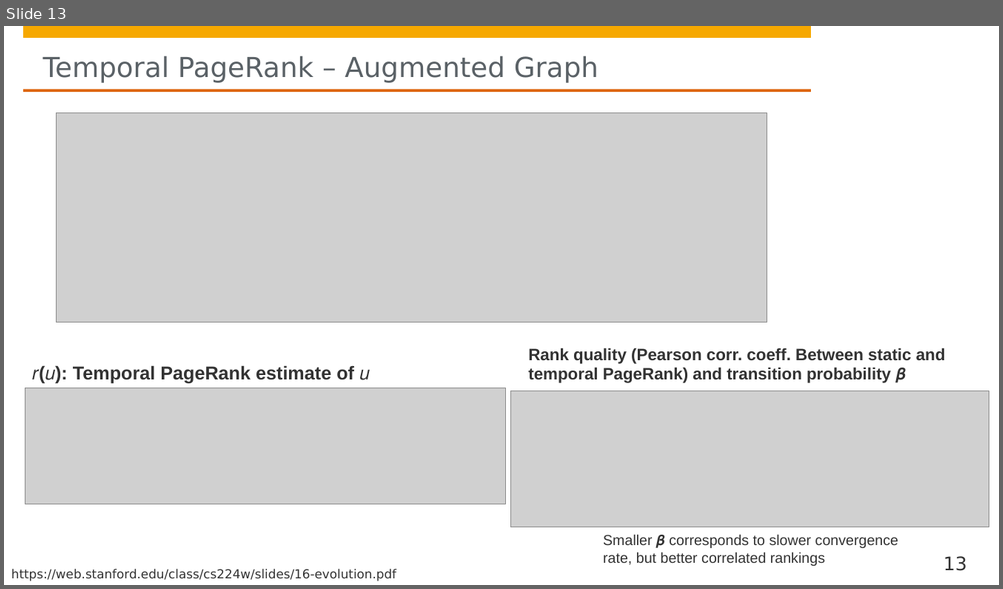
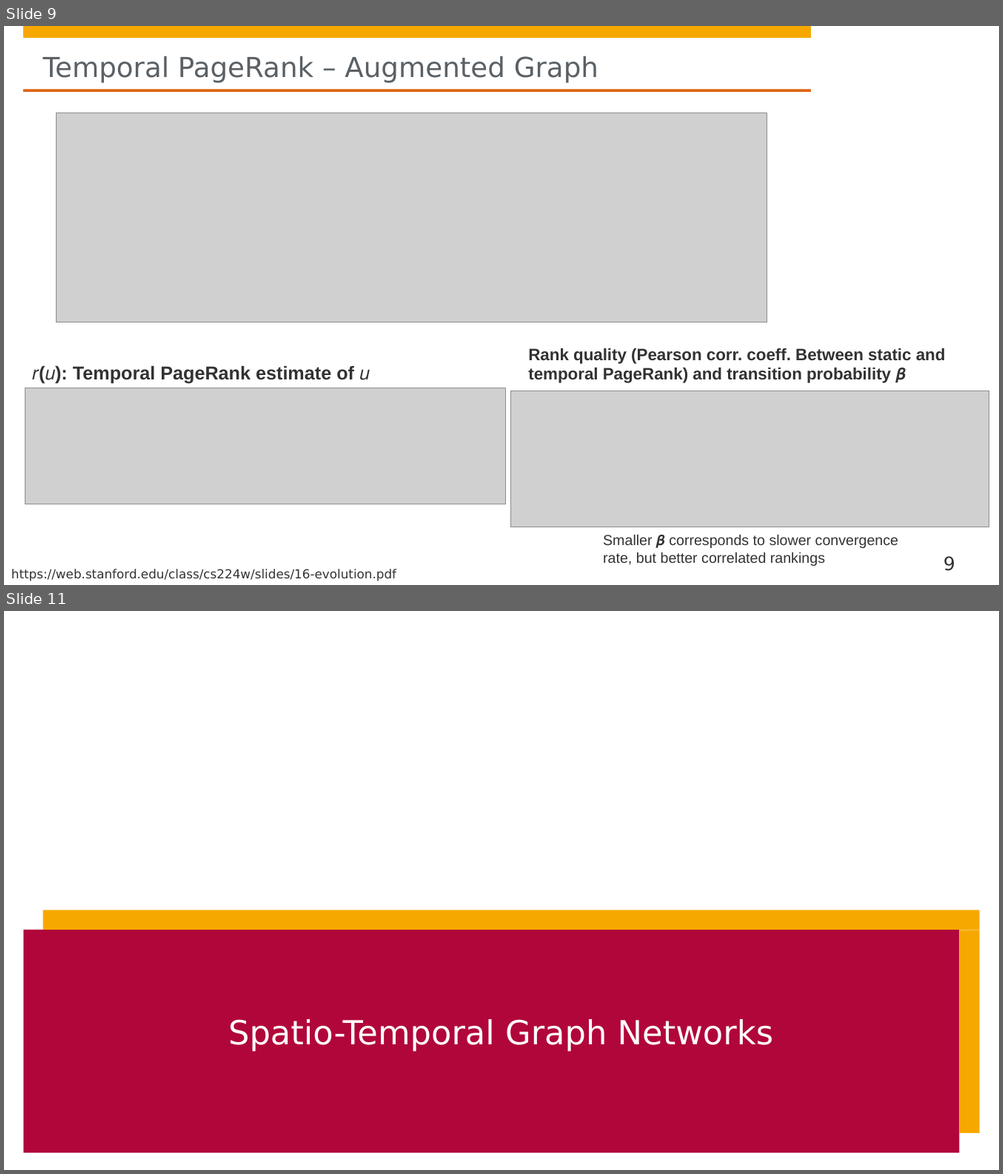
Before and after one commit to hpi-sam/GNN-Course-2020, a slide deck: 10. Temporal Graph Networks.pptx. Shown one above the other, each under a label of ours: slide 13 before the commit, slides 9 and 11 after it; the slides between them are not shown. The pictures are 1003x589 and 1003x1174 pixels, drawn with LibreOffice and Linux fonts; fonts in the diff are those of the drawing; grey boxes stand for pictures; background and template pictures are left out. Boxes give left, top, right and bottom in pixels: in the first picture for what was removed or moved away, otherwise in the second. Text is boxed around its words. In the diff, an @@ line names an element or a change of style, - is before the commit and + after.

```diff
--- a/10. Temporal Graph Networks.pptx
+++ b/10. Temporal Graph Networks.pptx
@@ slide 11 added at [4, 611, 999, 1170], background #FFFFFF; not listed: 4 template elements that a slide beside it also shows @@
@@ rectangle added at [16, 611, 811, 738], fill #FFFFFF @@
@@ rectangle added at [42, 910, 979, 930], fill #F6A800 @@
@@ rectangle added at [23, 931, 959, 1153], fill #B1063A @@
@@ rectangle added at [959, 931, 979, 1134], fill #F6A800 @@
@@ title added at [228, 1019, 773, 1052], 32 pt, text #FFFFFF @@
+Spatio-Temporal Graph Networks
@@ what was slide 13 is now slide 9 @@
@@ page number at [943, 557, 955, 571]: text changed @@
-13
+9
```
Also in this commit, not shown: 3 slides changed, 3 other slides added, 1 slide removed.
